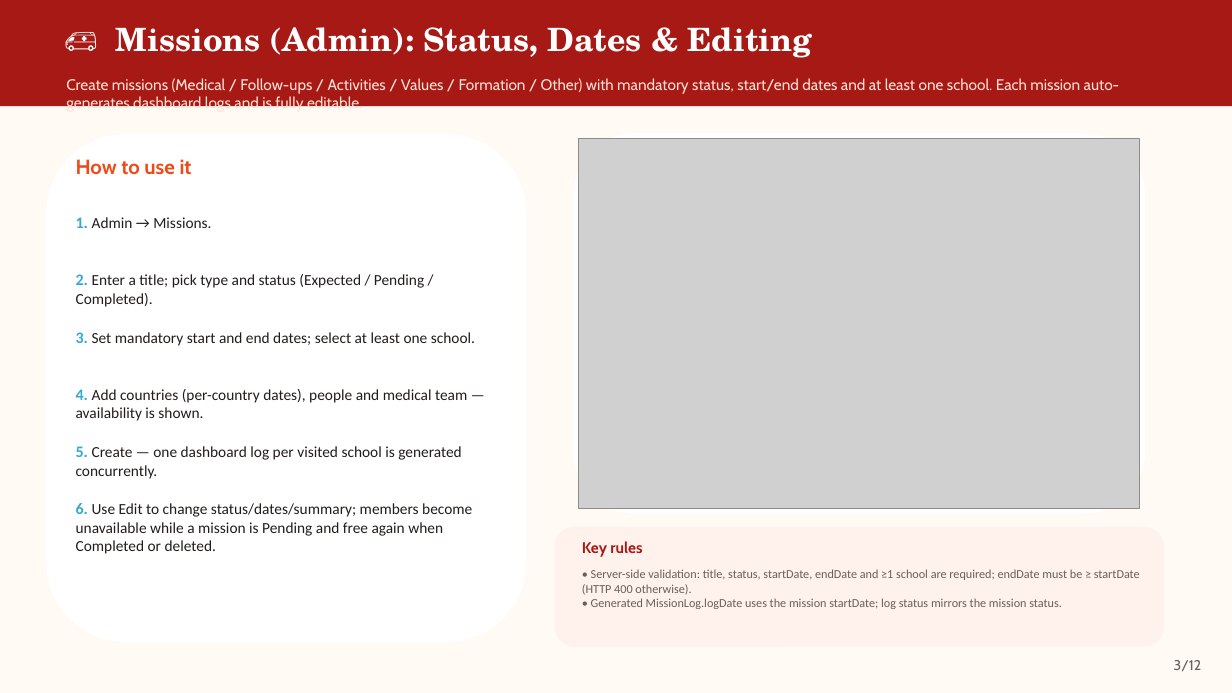
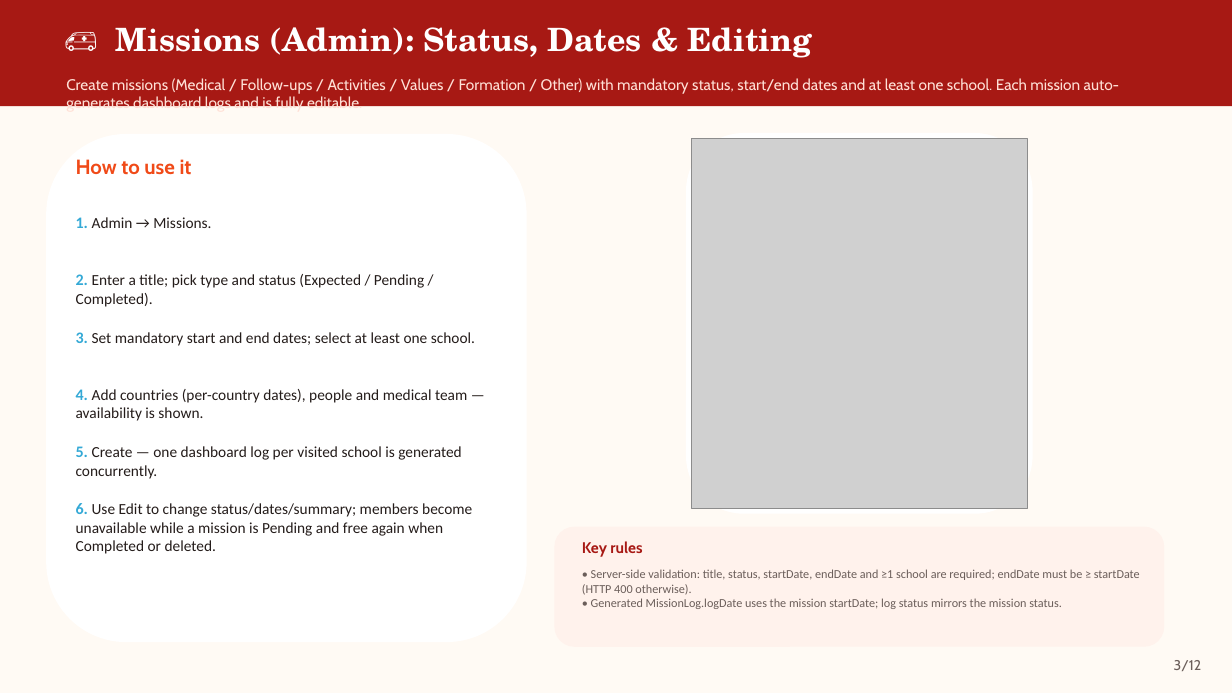
Before and after one commit to mina2508/flame-platform, a slide deck: slide 5 of FLAME_Presentation.pptx. Drawn at 1232x693 pixels with LibreOffice and Linux fonts; fonts in the diff are those of the drawing; grey boxes stand for pictures. Boxes give left, top, right and bottom in pixels: in the first picture for what was removed or moved away, otherwise in the second. Text is boxed around its words. In the diff, an @@ line names an element or a change of style, - is before the commit and + after.

Commit message:
Fix DateField crash; resilient dashboard load; refresh screenshots + regenerate docs & presentation

```diff
--- a/FLAME_Presentation.pptx
+++ b/FLAME_Presentation.pptx
@@ rounded rectangle: place and size @@
-rounded rectangle at (573, 133, 1145, 514)
+rounded rectangle at (686, 133, 1032, 514)
@@ picture: place and size @@
-picture at (579, 139, 1140, 508)
+picture at (691, 139, 1027, 508)
```
Also in this commit, not shown: 3 other slides changed, 16 other files.
